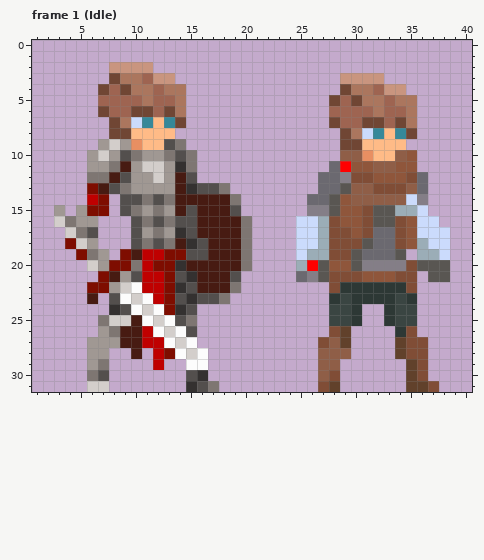
Edited in one commit: pixel-art file (assets/editor/Player.aseprite). That is the earlier state.
64x32 pixels, 16 frames. Shown: frame 1 (Idle): x 1..40, y 0..31. The commit also changed other frames, which this record leaves out.
After:
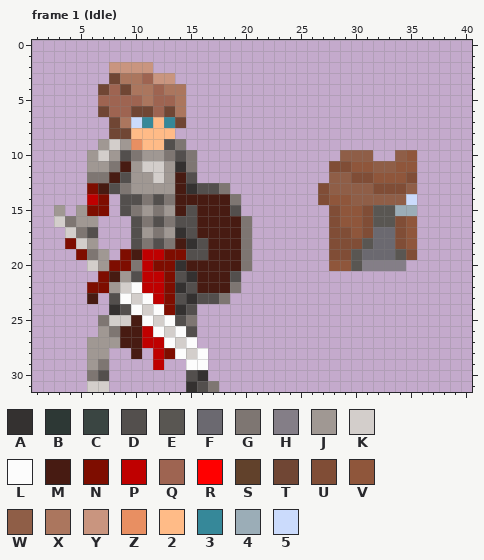
Palette (. is transparent): A #343130  B #2d3835  C #3a4542  D #534f4d  E #595652  F #6b6970  G #7e7672  H #847e87  J #a09893  K #d3cecb  L #fcfcfc  M #471b12  N #7e0d00  P #bf0000  Q #9e6451  R #ff0000  S #61412b  T #704634  U #804d36  V #8f563b  W #8f5e47  X #ab765e  Y #c9957f  Z #e88f62  2 #ffbb87  3 #368899  4 #9badb7  5 #cbdbfc
Difference:
layer "Back Arm" now hidden
layer "Legs" now hidden
layer "Head" now hidden
layer "Eyes" now hidden
layer "Hair" now hidden
layer "Front Arm Selected" now hidden
layer "Weapon Position" now hidden
layer "Shoulder Position" now hidden
--- frame 1 (Idle)
@@ x 23..40 @@
  2 ..................
- 3 ......YYYY........
- 4 ......TXXQYY......
- 5 .....TQTXXQXX.....
- 6 .....QQQQXQQX.....
- 7 .....TQQTTQTX.....
- 8 ......TX5323T.....
- 9 ......TT2222......
-10 ......WWZ22WV.....
-11 .....FRVVWWVV.....
-12 ....FFHUUVVVUF....
-13 ....FFEWWUUUWF....
-14 ...FFEVWWWWW5H....
-15 ...HHEVVUEE445....
-16 ..554UVVUEEUV55...
-17 ..554UUVUFFUV555..
-18 ..554UUUEFFUV455..
-19 ..544UUEFFFE.445..
-20 ..4REVVEHHHHUEEE..
-21 ..FHEUUUVVVUU.EE..
-22 .....UBBBBBBU.....
-23 .....BCBBBBCB.....
-24 .....CCB..BCC.....
-25 .....CCB..BCC.....
-26 .....US....BU.....
-27 ....UWS....SUU....
-28 ....WWW....SUU....
-29 ....WW......SU....
-30 ....WU......SU....
-31 ....US......SSU...
+ 3 ..................
+ 4 ..................
+ 5 ..................
+ 6 ..................
+ 7 ..................
+ 8 ..................
+ 9 ..................
+10 ......WWW..WV.....
+11 .....UUVVWWVV.....
+12 .....WWUUVVVU.....
+13 ....UWWWWUUUW.....
+14 ....UVVWWWWW5.....
+15 .....UVVUEE44.....
+16 .....UVVUEEUV.....
+17 .....UUVUFFUV.....
+18 .....UUUEFFUV.....
+19 .....UUEFFFEU.....
+20 .....VVEHHHH......
+21 ..................
+22 ..................
+23 ..................
+24 ..................
+25 ..................
+26 ..................
+27 ..................
+28 ..................
+29 ..................
+30 ..................
+31 ..................
